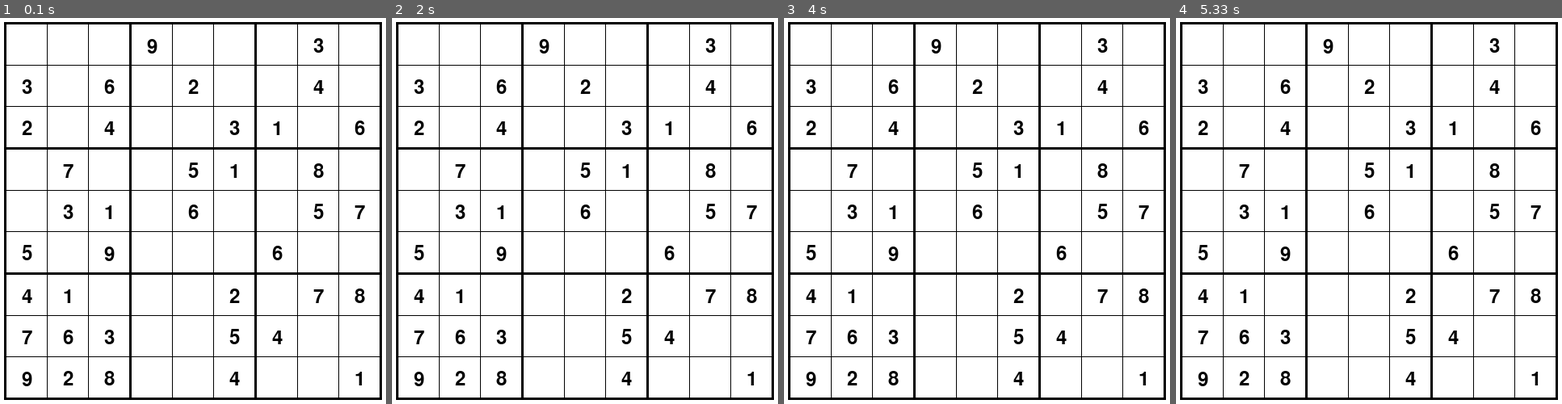
Above: before the commit, frames 1-4 (left to right).
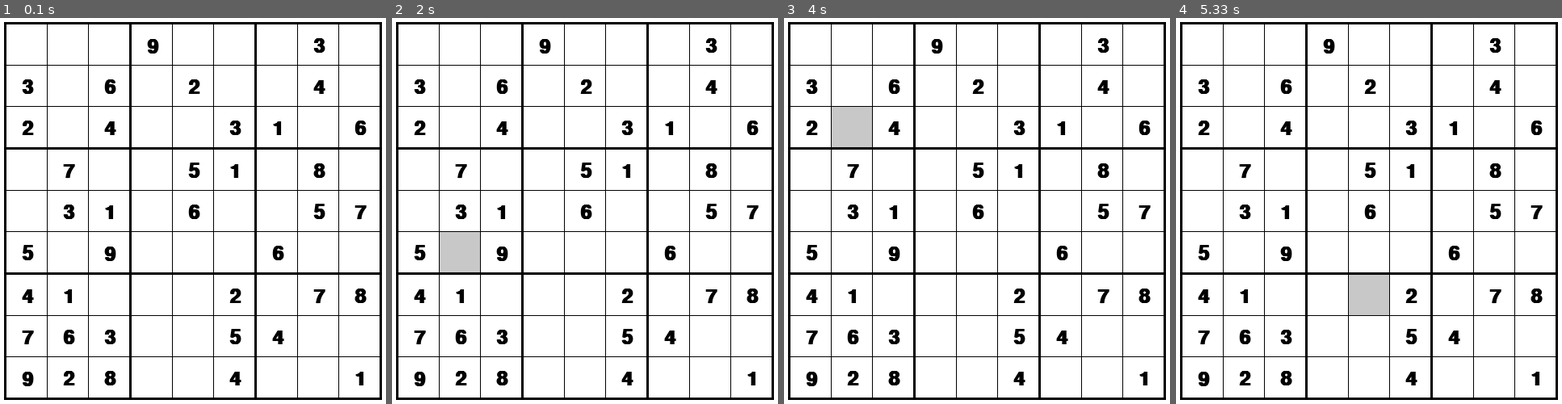
Above: after the commit, the same moments.

Repository: Kistler21/pygame-sudoku
Game: pygame game, started from sudoku.py
The game is run twice, just before and just after one commit, with the same random seed, the same clock (stepped at 60 frames per second) and the same inputs.
Inputs (mouse positions are in pixels of both pictures, inside the frame that each line leads up to):
- Up to frame 1 (0.1 s): no input
- Up to frame 2 (2 s): press the mouse at (542, 211) at 0.37 s; move the mouse to (503, 180) at 0.47 s; release the mouse at (465, 153) at 0.6 s; press the mouse at (669, 168) at 0.7 s; move the mouse to (561, 145) at 0.8 s; release the mouse at (453, 118) at 0.93 s; press the mouse at (669, 168) at 1.03 s; move the mouse to (650, 183) at 1.13 s; release the mouse at (631, 199) at 1.27 s; press the mouse at (419, 45) at 1.37 s; move the mouse to (434, 110) at 1.47 s; release the mouse at (453, 172) at 1.6 s; press the mouse at (750, 126) at 1.7 s; move the mouse to (615, 199) at 1.8 s; release the mouse at (476, 272) at 1.93 s
- Up to frame 3 (4 s): press the mouse at (1142, 126) at 2.03 s; move the mouse to (1112, 238) at 2.13 s; release the mouse at (1085, 349) at 2.27 s; click (1142, 45) at 2.38 s; click (977, 45) at 2.72 s; click (876, 249) at 3.05 s; press the mouse at (1142, 45) at 3.37 s; move the mouse to (1112, 145) at 3.47 s; release the mouse at (1081, 245) at 3.6 s; press the mouse at (1142, 45) at 3.7 s; move the mouse to (996, 79) at 3.8 s; release the mouse at (849, 114) at 3.93 s
- Up to frame 4 (5.33 s): press the mouse at (1284, 45) at 4.03 s; move the mouse to (1322, 160) at 4.13 s; release the mouse at (1365, 276) at 4.27 s; click (1245, 222) at 4.38 s; click (1349, 311) at 5.22 s

The runs differ from the first frame. In frame 1, 1.2% of the frame differs, in the area x 5-95%, y 5-96%; in frame 2, 2.3%; in frame 3, 2.3%; in frame 4, 2.3%.

Commit message:
Add ability to select editable cells

Diff:
--- a/sudoku.py
+++ b/sudoku.py
@@ -15,6 +15,7 @@
 size = width, height
 white = 255, 255, 255
 black = 0, 0, 0
+gray = 200, 200, 200
 
 screen = pygame.display.set_mode(size)
 pygame.display.set_caption('Sudoku')
@@ -93,6 +94,7 @@
 def fill_cells(cells, board):
     '''Fills in all the numbers for the game.'''
     font = pygame.font.Font(None, 36)
+    font.bold = True
 
     for row in range(9):
         for col in range(9):
@@ -120,15 +122,33 @@
     ]
     game = Sudoku(easy)
     cells = create_cells()
+    active_cell = None
 
     while True:
         for event in pygame.event.get():
             if event.type == pygame.QUIT:
                 sys.exit()
 
+            # Handle mouse click
+            if event.type == pygame.MOUSEBUTTONUP:
+                mouse_pos = pygame.mouse.get_pos()
+
+                # Test if point in any rect
+                active_cell = None
+                for row in cells:
+                    for cell in row:
+                        if cell.collidepoint(mouse_pos):
+                            active_cell = cell
+
+                # Test if active cell is empty
+                if game.board[active_cell.row][active_cell.col].value is not None:
+                    active_cell = None
+
         screen.fill(white)
         draw_grid()
         fill_cells(cells, game)
+        if active_cell is not None:
+            pygame.draw.rect(screen, gray, active_cell)
         pygame.display.flip()
 
 
